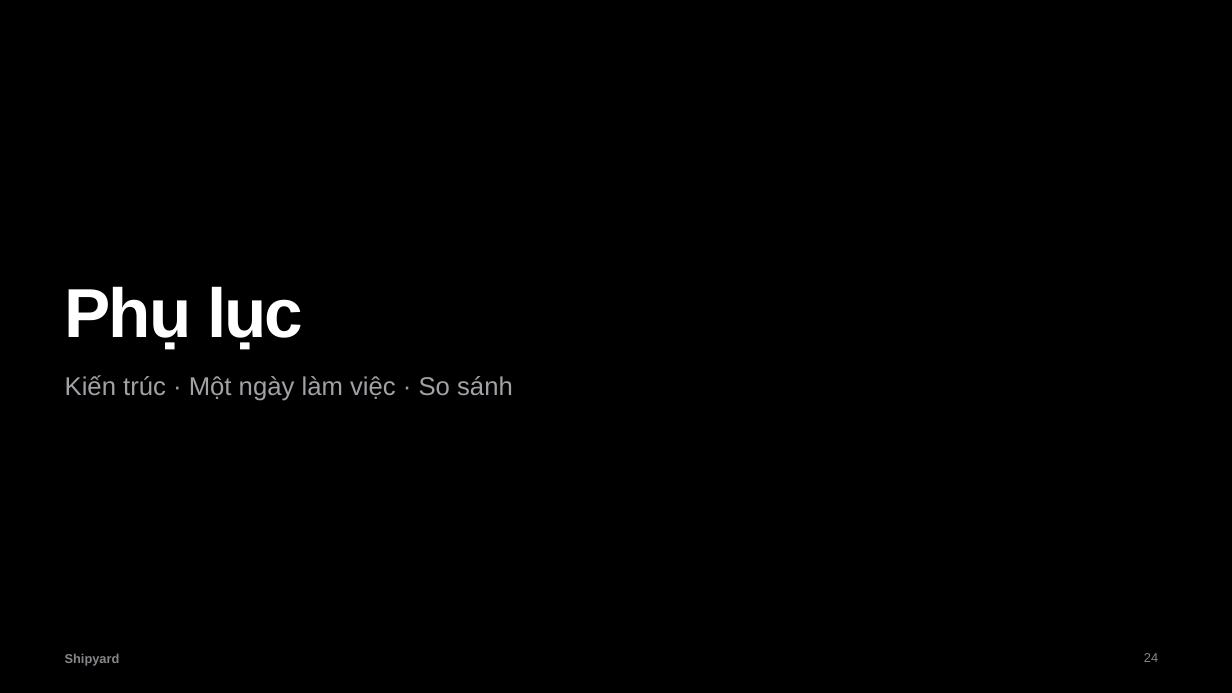
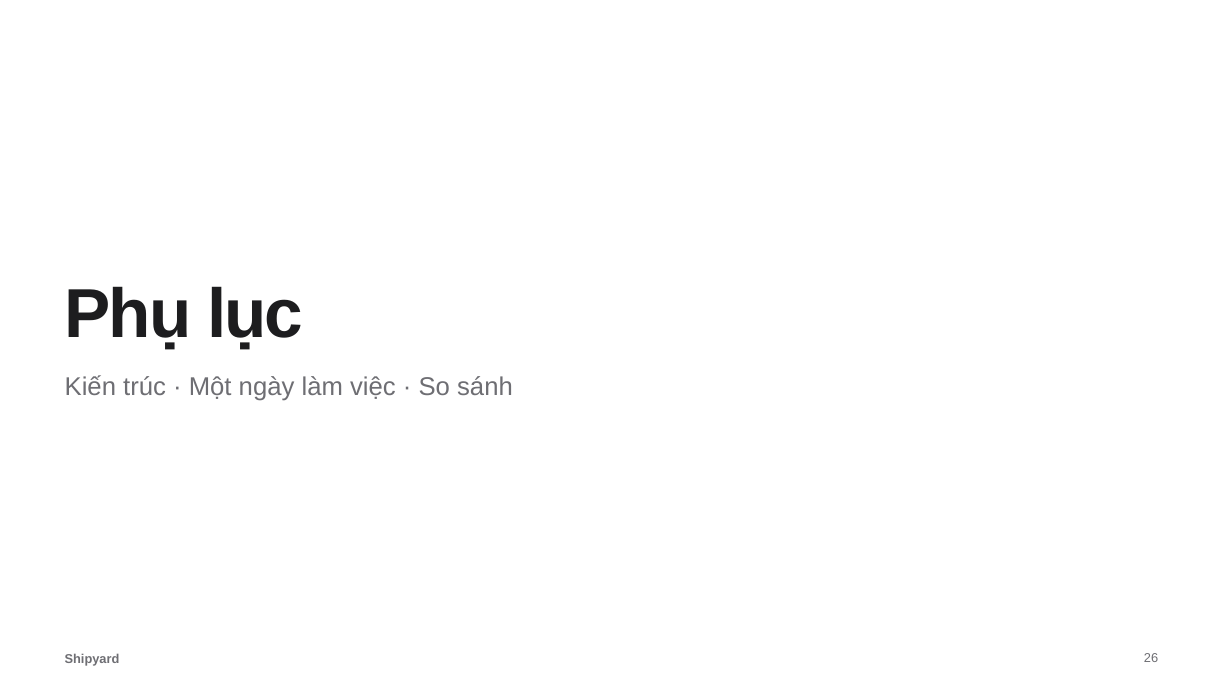
Before and after one commit to NTTIT1/shipyard-harness, a slide deck: slide 26 of docs/Shipyard-gioi-thieu.pptx (slide 24 before the commit). Drawn at 1232x693 pixels with LibreOffice and Linux fonts; fonts in the diff are those of the drawing. Boxes give left, top, right and bottom in pixels: in the first picture for what was removed or moved away, otherwise in the second. Text is boxed around its words. In the diff, an @@ line names an element or a change of style, - is before the commit and + after.

```diff
--- a/docs/Shipyard-gioi-thieu.pptx
+++ b/docs/Shipyard-gioi-thieu.pptx
@@ background #000000 to #FFFFFF @@
@@ text "Phụ lục" at [65, 286, 303, 350]: text colour #FFFFFF to #1D1D1F @@
@@ text "Kiến trúc · Một ngày ..." at [65, 375, 513, 401]: text colour #A1A1A6 to #6E6E73 @@
@@ text "Shipyard" at [65, 654, 120, 666]: text colour #86868B to #6E6E73 @@
@@ page number at [1144, 653, 1158, 662]: text changed; text colour #86868B to #6E6E73 @@
-24
+26
```
Also in this commit, not shown: 3 other slides changed, 2 slides added, 1 other file.
